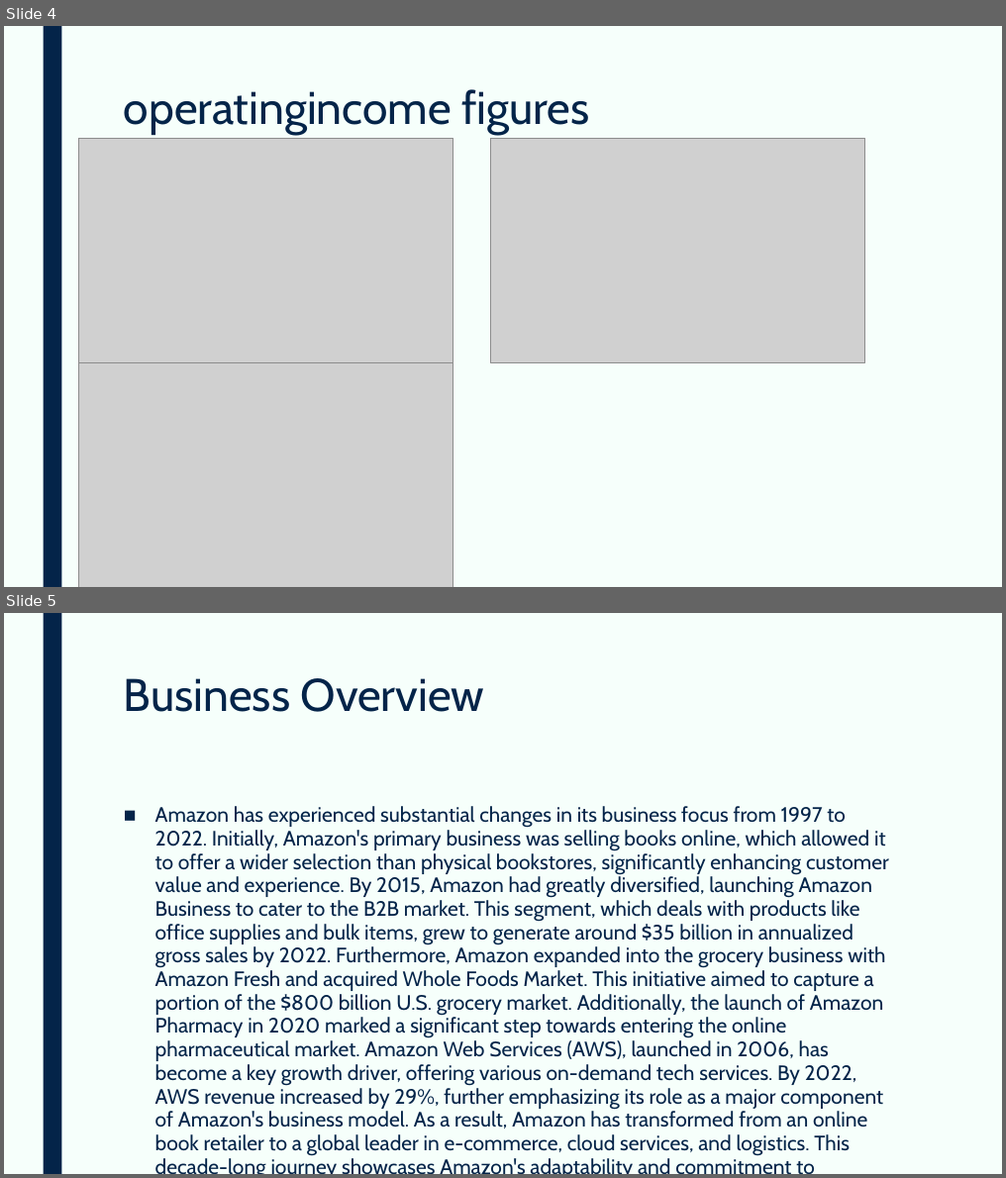
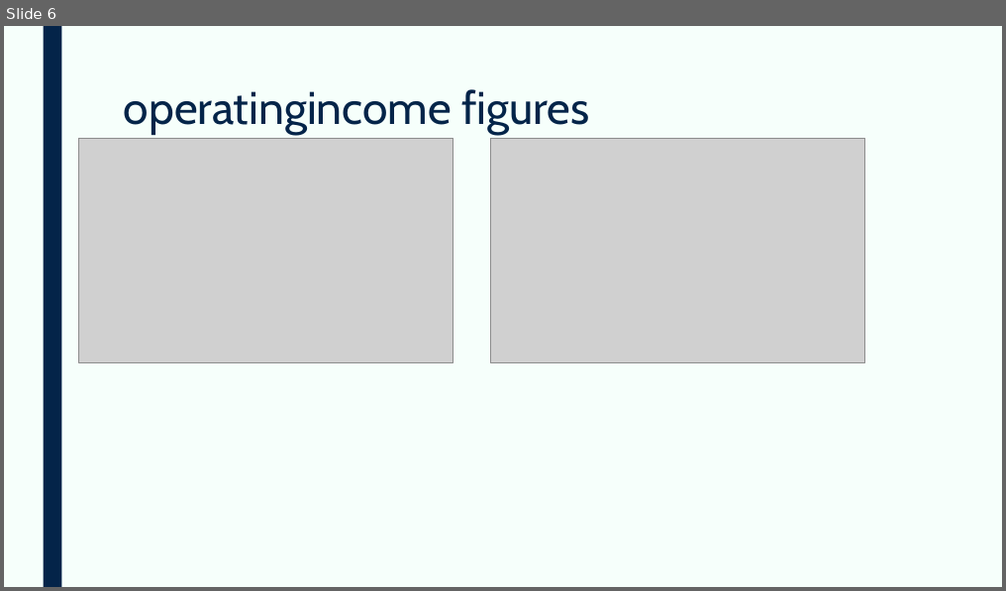
Before and after one commit to devangovind/AMUCLDISS, a slide deck: fastapi-backend/app/pres/output.pptx. Shown one above the other, each under a label of ours: slides 4 and 5 before the commit, slide 6 after it. The pictures are 1006x1178 and 1006x591 pixels, drawn with LibreOffice and Linux fonts; fonts in the diff are those of the drawing; grey boxes stand for pictures. Boxes give left, top, right and bottom in pixels: in the first picture for what was removed or moved away, otherwise in the second. Text is boxed around its words. In the diff, an @@ line names an element or a change of style, - is before the commit and + after.

```diff
--- a/fastapi-backend/app/pres/output.pptx
+++ b/fastapi-backend/app/pres/output.pptx
@@ slide 5 removed at (x1=4, y1=613, x2=1002, y2=1174), background #F6FFFB; not listed: 1 template element that a slide beside it also shows @@
@@ title removed at (x1=124, y1=678, x2=485, y2=712) @@
-Business Overview
@@ text removed at (x1=155, y1=806, x2=889, y2=1157) @@
-■ Amazon has experienced substantial changes in its business focus from 1997 to 2022. Initially, Amazon's primary business was selling books online, which allowed it to offer a wider selection than physical bookstores, significantly enhancing customer value and experience. By 2015, Amazon had greatly diversified, launching Amazon Business to cater to the B2B market. This segment, which deals with products like office supplies and bulk items, grew to generate around $35 billion in annualized gross sales by 2022. Furthermore, Amazon expanded into the grocery business with Amazon Fresh and acquired Whole Foods Market. This initiative aimed to capture a portion of the $800 billion U.S. grocery market. Additionally, the launch of Amazon Pharmacy in 2020 marked a significant step towards entering the online pharmaceutical market. Amazon Web Services (AWS), launched in 2006, has become a key growth driver, offering various on-demand tech services. By 2022, AWS revenue increased by 29%, further emphasizing its role as a major component of Amazon's business model. As a result, Amazon has transformed from an online book retailer to a global leader in e-commerce, cloud services, and logistics. This decade-long journey showcases Amazon's adaptability and commitment to innovating and expanding its business horizons.
@@ what was slide 4 is now slide 6 @@
@@ slide 6 changed as well @@
@@ picture removed at (x1=79, y1=363, x2=453, y2=587) @@
```
Also in this commit, not shown: 5 other slides changed, 2 slides added, 1 other slide removed, 3 other files.
